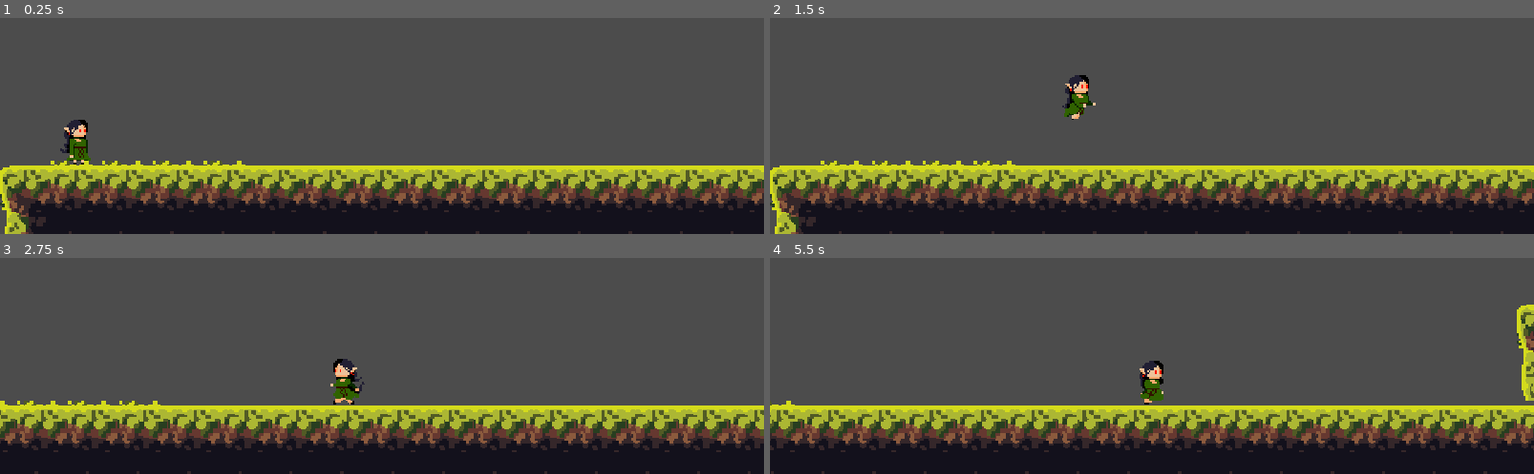
Above: before the commit, frames 1-4 (two rows, left to right).
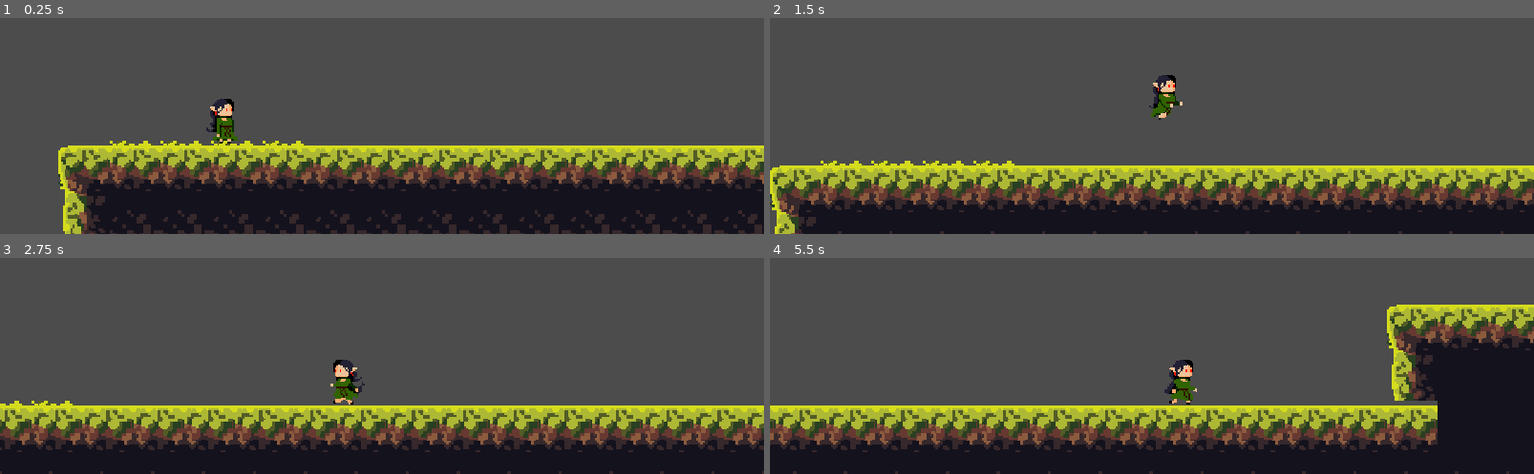
Above: after the commit, the same moments.

Repository: Espetinho-de-Legumes/Lia-na-Floresta-Magica
Game: Godot game, scene res://scenes/Level 1.tscn
Same seed, same stepped clock (60 frames per second), same inputs: the game is played once before the commit and once after it.
Inputs:
- Up to frame 1 (0.25 s): no input
- Up to frame 2 (1.5 s): hold S (Fall) 0.53-1.28 s; hold D (right) from 0.53 s (still down); tap Space (jump) at 0.77, 0.8, 1.07, 1.35 s
- Up to frame 3 (2.75 s): tap Space (jump) at 1.52, 1.82, 2.3 s; tap S (Fall) at 1.55 s; release D (right) at 2.03 s; hold A (left) from 2.03 s (still down); hold S (Fall) from 2.03 s (still down)
- Up to frame 4 (5.5 s): release A (left) at 2.78 s; release S (Fall) at 2.78 s; hold D (right) 2.78-4.28 s; tap S (Fall) at 2.85, 4.35 s; tap Space (jump) at 3.02, 3.32, 3.6, 3.77, 4.07, 4.52, 4.82, 5.3 s; hold A (left) 4.28-5.03 s; hold D (right) from 5.03 s (still down); hold S (Fall) from 5.03 s (still down)

The runs differ from the first frame. In frame 1, 31% of the frame differs, in the area x 0-100%, y 37-100%; in frame 2, 3.0%; in frame 3, 13%; in frame 4, 22%.

Commit message:
Corrigindo artefatos e pulo duplo ao pular de uma plataforma a outra

Diff:
--- a/project.godot
+++ b/project.godot
@@ -42,6 +42,7 @@
 window/size/test_width=1280
 window/size/test_height=760
 window/stretch/mode="2d"
+window/stretch/aspect="keep"
 
 [input]
 
@@ -84,4 +85,8 @@
 
 [rendering]
 
+quality/intended_usage/framebuffer_allocation=0
+quality/intended_usage/framebuffer_allocation.mobile=0
+2d/snapping/use_gpu_pixel_snap=true
+batching/precision/uv_contract=true
 environment/default_environment="res://default_env.tres"
--- a/scenes/Level 1.tscn
+++ b/scenes/Level 1.tscn
@@ -7,11 +7,12 @@
 [node name="Level 1" type="Node2D"]
 
 [node name="Camera2D" type="Camera2D" parent="."]
-position = Vector2( 49.0814, 153.367 )
+position = Vector2( 104.082, 182.551 )
 current = true
 limit_left = 0
 limit_top = -500
 limit_bottom = 270
+limit_smoothed = true
 smoothing_enabled = true
 script = ExtResource( 3 )
 alvo_path = NodePath("../Player")
@@ -30,4 +31,4 @@
 tile_data = PoolIntArray( 327699, 0, 65539, 327700, 0, 0, 327701, 0, 0, 327702, 0, 0, 327703, 0, 0, 327704, 0, 0, 32770 …(1958 unchanged characters)…
 
 [node name="Player" parent="." instance=ExtResource( 2 )]
-position = Vector2( 49.0814, 153.367 )
+position = Vector2( 104.082, 182.551 )
--- a/scenes/Player.tscn
+++ b/scenes/Player.tscn
@@ -123,7 +123,7 @@
 nodes/on_ground/node = SubResource( 13 )
 nodes/on_ground/position = Vector2( -60, 280 )
 nodes/output/position = Vector2( 440, 380 )
-node_connections = [ "output", 0, "ground_air_state", "on_air", 0, "Jump Animation", "on_air", 1, "Falling Animation", "on_ground", 0, "Idle Animation", "on_ground", 1, "Walk Animation", "ground_air_state", 0, "on_ground", "ground_air_state", 1, "on_air" ]
+node_connections = [ "output", 0, "ground_air_state", "on_ground", 0, "Idle Animation", "on_ground", 1, "Walk Animation", "on_air", 0, "Jump Animation", "on_air", 1, "Falling Animation", "ground_air_state", 0, "on_ground", "ground_air_state", 1, "on_air" ]
 
 [node name="Player" type="KinematicBody2D"]
 rotation = 0.00246024
@@ -135,7 +135,7 @@
 texture = ExtResource( 2 )
 hframes = 5
 vframes = 5
-frame = 1
+frame = 2
 
 [node name="CollisionArea" type="CollisionShape2D" parent="."]
 shape = SubResource( 1 )
@@ -172,7 +172,7 @@
 rotation = 0.00246024
 scale = Vector2( 0.999995, 1.00973 )
 stream = ExtResource( 3 )
-volume_db = -10.0
+volume_db = -15.0
 pitch_scale = 1.3
 
 [connection signal="body_entered" from="PassThroughDetection" to="." method="_on_PassThroughDetection_body_entered"]
--- a/scripts/Camera.gd
+++ b/scripts/Camera.gd
@@ -11,5 +11,6 @@
 	return ""
 
 func _process(delta: float) -> void:
-	var Alvo:KinematicBody2D = get_node(alvo_path)
-	position = Alvo.get_position()
+	if alvo_path != null:
+		var Alvo:KinematicBody2D = get_node(alvo_path)
+		position = Alvo.get_position()
--- a/scripts/Player/On Air/jumpState.gd
+++ b/scripts/Player/On Air/jumpState.gd
@@ -1,7 +1,5 @@
 extends "res://scripts/Player/On Air/onAir.gd"
 # class_name jumping
-
-onready var jumpSFX = self.actor.get_node("SFX/jumpSFX")
 
 var inAirTime: float = 0.0
 
@@ -14,8 +12,7 @@
 	self.actor.velocity.y = self.actor.jumpForce
 	inAirTime = 0.0
 
-	print(jumpSFX)
-	# self.actor.jumpSFX.play()
+	self.actor.jumpSFX.play()
 
 	# print("Jumping State")
 
--- a/scripts/Player/On Air/onAir.gd
+++ b/scripts/Player/On Air/onAir.gd
@@ -7,6 +7,9 @@
 		self.actor.animationTree.set("parameters/ground_air_state/current", 1)
 
 	# print("On Air State")
+
+func exit() -> void:
+	self.actor.directionInput.y = 0
 
 func handleInput(event: InputEvent) -> void:
 	self.actor.basicInputs()
--- a/scripts/Player/Player.gd
+++ b/scripts/Player/Player.gd
@@ -2,6 +2,7 @@
 
 onready var animationTree: AnimationTree = get_node("AnimationTree")
 onready var sprite: Sprite = get_node("Sprite")
+onready var jumpSFX:AudioStreamPlayer2D = get_node("SFX/jumpSFX")
 
 export (int) var maxSpeed = 180
 export (int) var acceleration = 600
@@ -62,8 +63,8 @@
 	if Input.is_action_pressed("Fall"):
 		directionInput.y = 1
 
-	if Input.is_action_just_released("jump"):
-		directionInput.y = 0
+	# if Input.is_action_just_released("jump"):
+		# directionInput.y = 0
 
 func applyGravity(delta: float) -> void:
 	velocity.y += gravity * delta
@@ -91,6 +92,7 @@
 			velocity.x = -maxSpeed
 
 func canJump() -> bool:
+
 	return directionInput.y < 0 && is_on_floor()
 
 func fallThroughPlataform() -> void:
Renamed: assets/tiles/behindWallTiles.tres -> playground/behindWallTiles.tres
Renamed: assets/tiles/groundTiles.tres -> playground/groundTiles.tres
Renamed: assets/tiles/oneWayPlataform.tres -> playground/oneWayPlataform.tres
Renamed: assets/tiles/playground_tiles.png -> playground/playground_tiles.png
Not shown, changed: playground/playground_tiles.png.import
